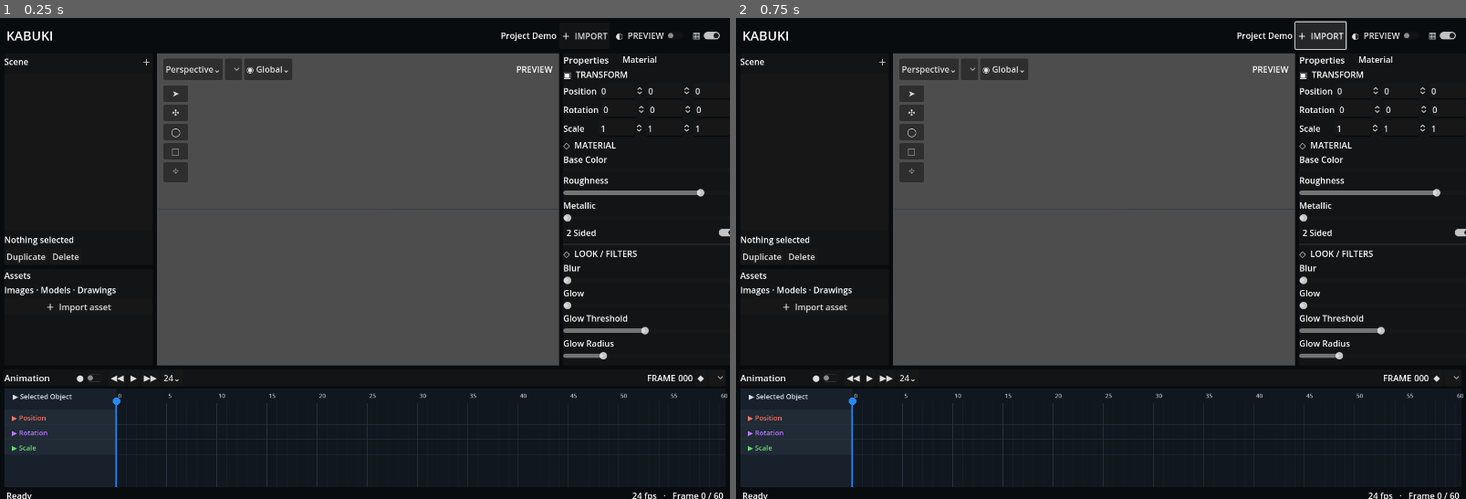
Above: before the commit, frames 1-2 (left to right).
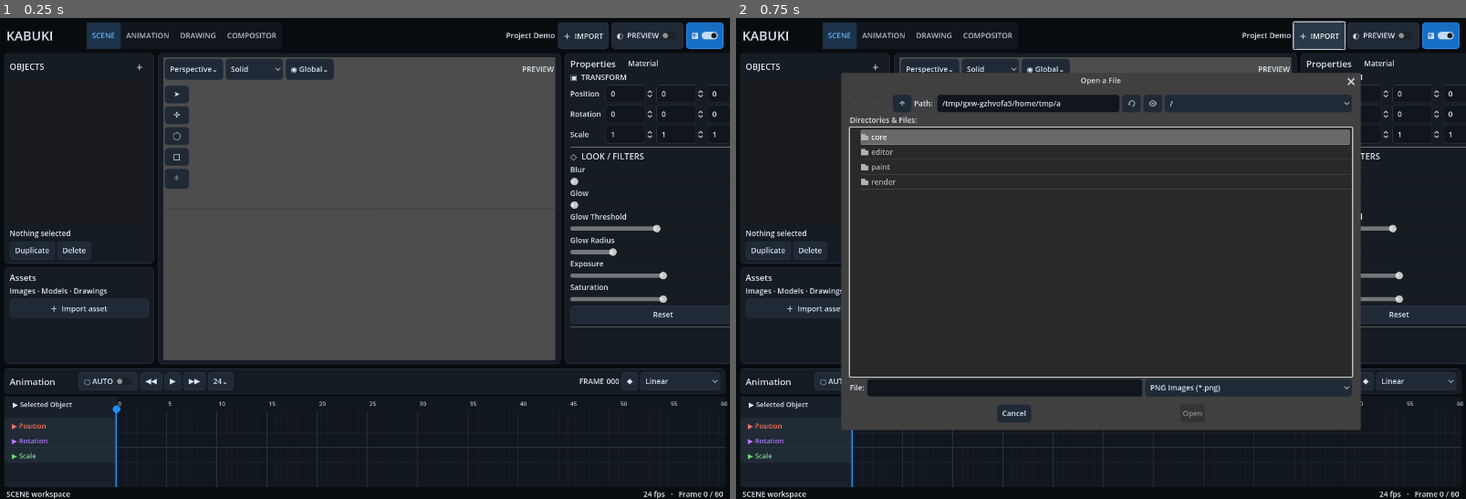
Above: after the commit, the same moments.

Repository: Onnevan/Kabuki
Game: Godot game, scene res://editor/main.tscn
The game is run twice, just before and just after one commit, with the same random seed, the same clock (stepped at 60 frames per second) and the same inputs.
Inputs:
- Up to frame 1 (0.25 s): no input
- Up to frame 2 (0.75 s): click "＋ IMPORT" at 0.5 s

The runs differ from the first frame. In frame 1, 12% of the frame differs, in the area x 0-100%, y 0-100%; in frame 2, 47%.
Error before the commit: Parse Error: Cannot infer the type of "strength" variable because the value doesn't have a set type. (res://editor/main.gd:574)

Commit message:
Fix sculpt strength type inference

Diff:
--- a/editor/main.gd
+++ b/editor/main.gd
@@ -571,7 +571,7 @@
 	var center := _screen_to_view_plane(pos, active_drawing_group.global_position)
 	var camera_forward := -camera.global_transform.basis.z.normalized()
 	var radius_world := maxf(0.02, %BrushSize.value * 0.006)
-	var strength := %SculptStrength.value
+	var strength: float = float(%SculptStrength.value)
 	for child in active_drawing_group.get_children():
 		if child is Stroke3D:
 			(child as Stroke3D).sculpt(center, camera_forward, radius_world, strength)
